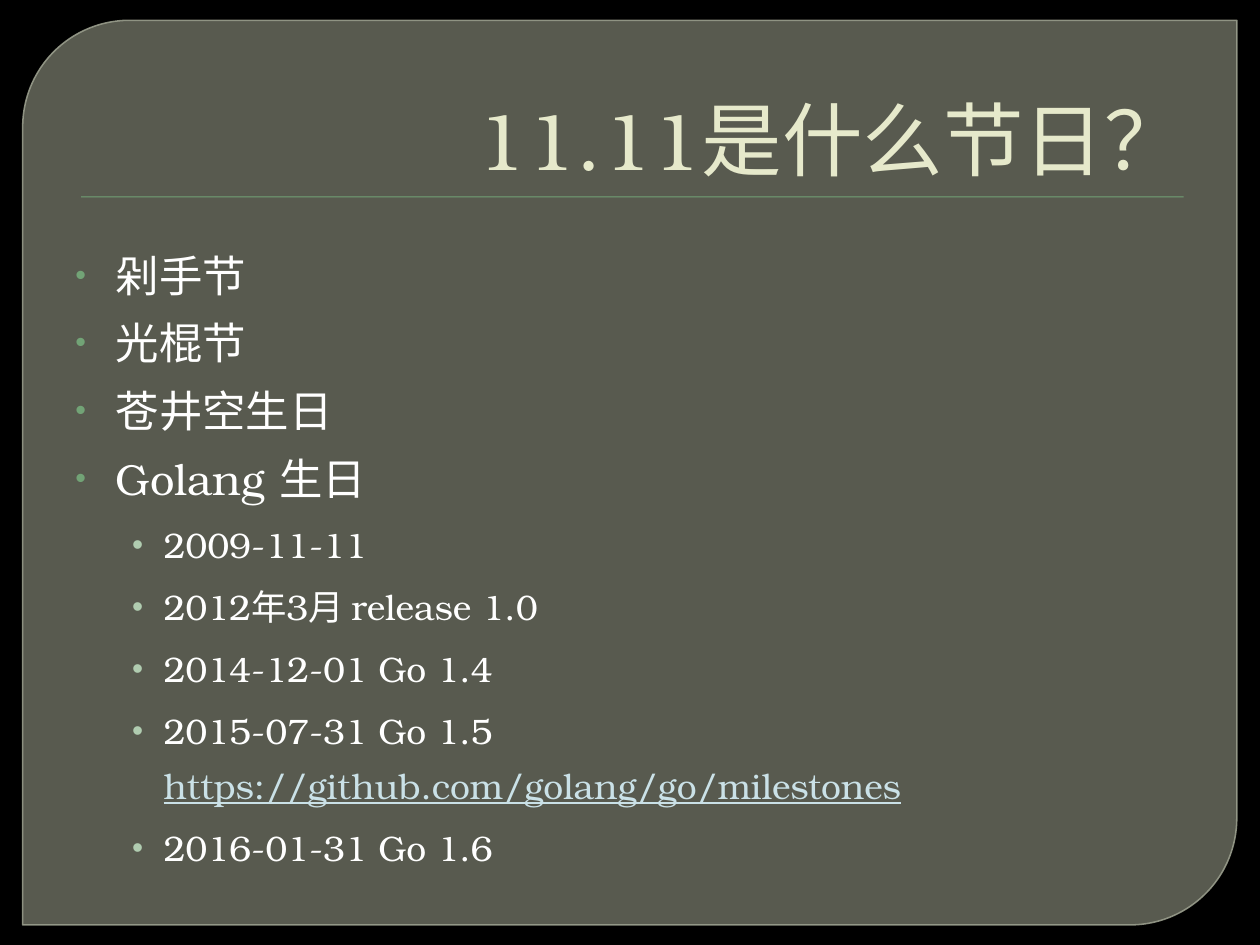
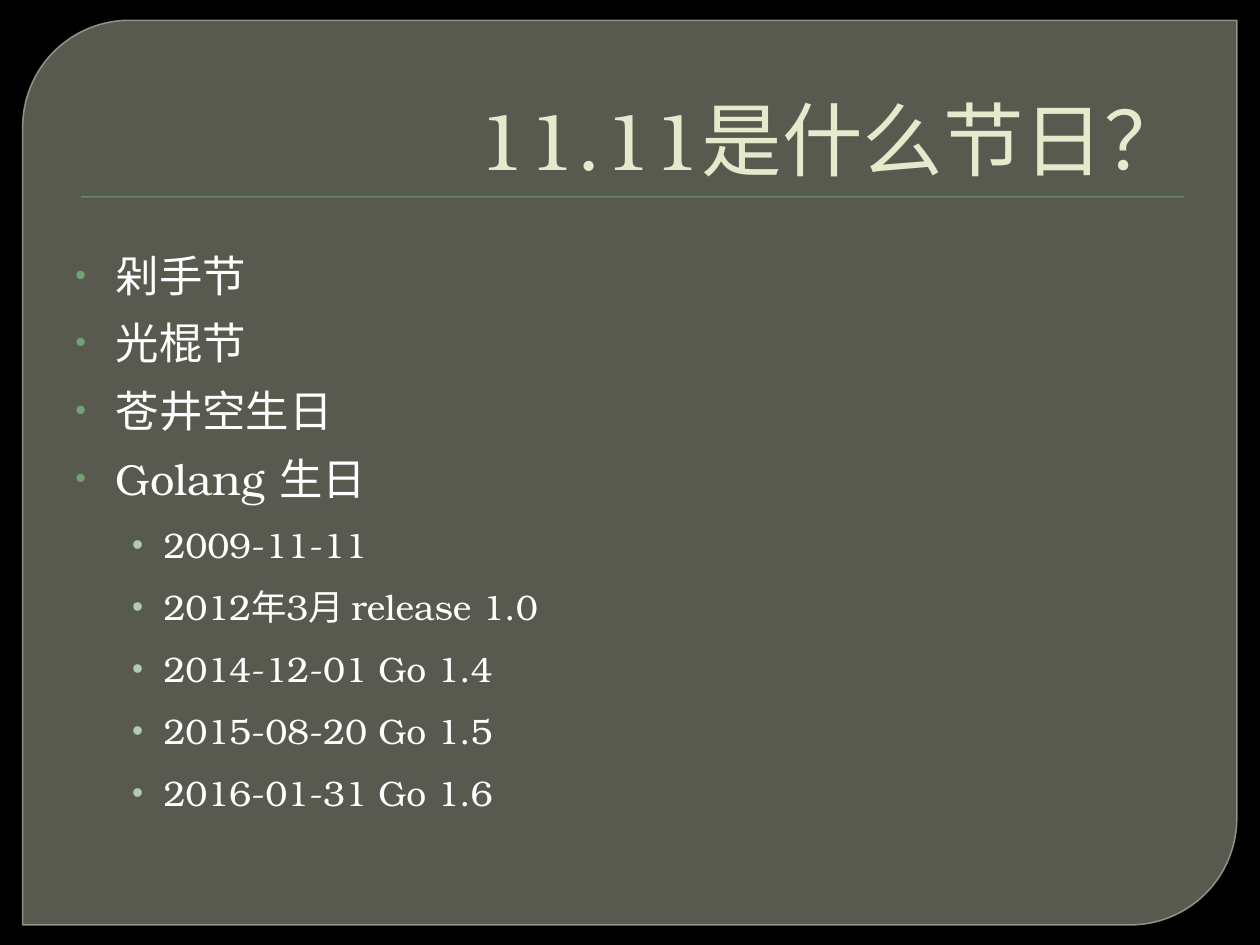
Before and after one commit to ghj1976/lecture, a slide deck: slide 2 of golang简介/Golang介绍.pptx. Drawn at 1260x945 pixels with LibreOffice and Linux fonts; fonts in the diff are those of the drawing; background and template pictures are left out. Boxes give left, top, right and bottom in pixels: in the first picture for what was removed or moved away, otherwise in the second. Text is boxed around its words. In the diff, an @@ line names an element or a change of style, - is before the commit and + after.

```diff
--- a/golang简介/Golang介绍.pptx
+++ b/golang简介/Golang介绍.pptx
@@ text at box(164, 718, 493, 745): text changed; text colour #CAE1E7 to #FFFFFF @@
-  • 2015-07-31 Go 1.5 https://github.com/golang/go/milestones
+  • 2015-08-20 Go 1.5
```
Also in this commit, not shown: 4 other files.
